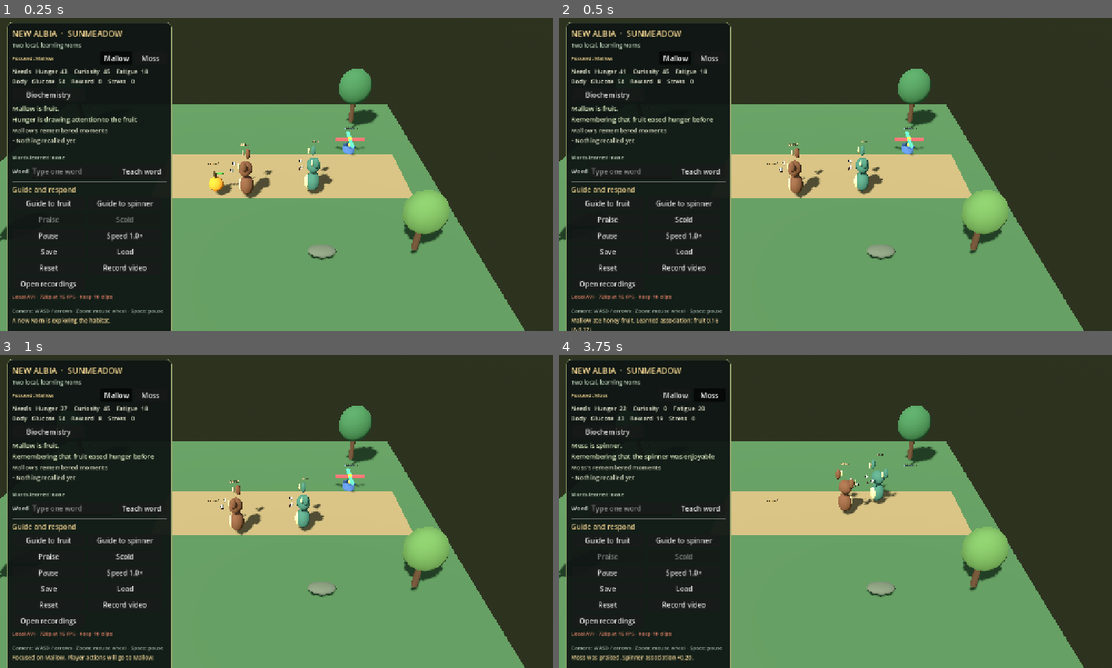
Above: before the commit, frames 1-4 (two rows, left to right).
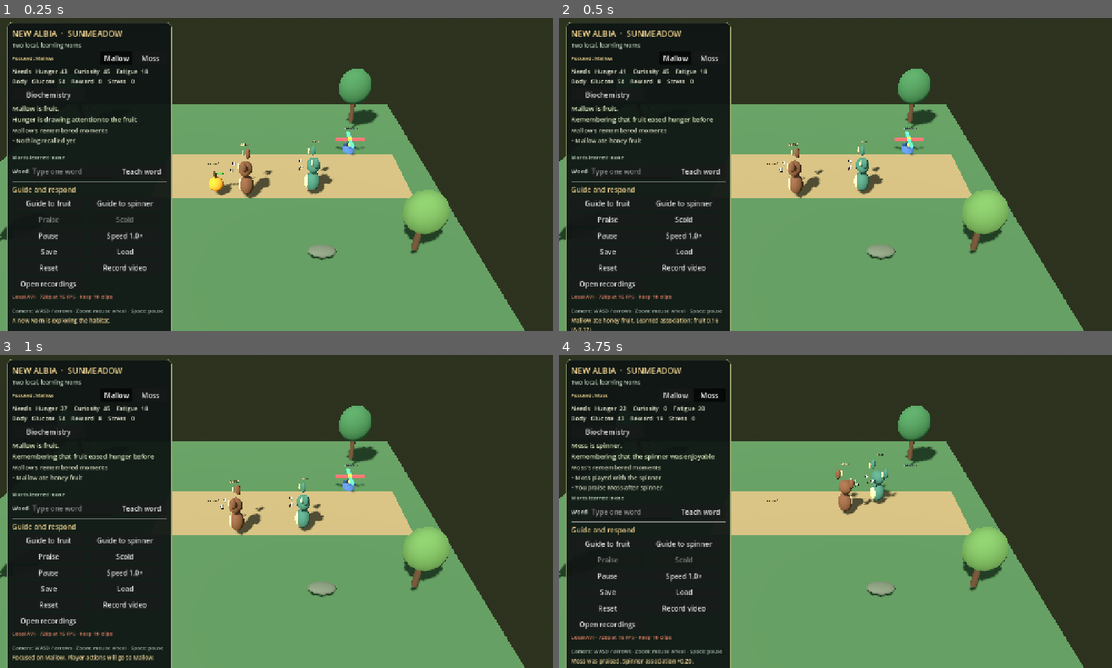
Above: after the commit, the same moments.

Repository: TateParker/creatures-albia-prototype
Game: Godot game, scene res://scenes/main.tscn
Two runs of this game, one before a commit and one after it. Both use one fixed random seed, a clock stepped at 60 frames per second and the inputs below.
Inputs:
- Up to frame 1 (0.25 s): no input
- Up to frame 2 (0.5 s): no input
- Up to frame 3 (1 s): click "Mallow" at 0.5 s
- Up to frame 4 (3.75 s): click "Moss" at 1.25 s; click "Guide to fruit" at 2 s; click "Guide to fruit" at 2.75 s; click "Praise" at 3.5 s

Frame 1 is identical in both runs. In frame 2, 0.1% of the frame differs, in the area x 3-15%, y 38-41%; in frame 3, 0.1%; in frame 4, 3.5%, in the area x 2-31%, y 38-99%.

Commit message:
Add two-Norn social simulation

Diff:
--- a/godot/scripts/albia_world.gd
+++ b/godot/scripts/albia_world.gd
@@ -822,9 +822,16 @@
 	}
 	var decision: Dictionary = Cognition.decide(profile.cognition_state, observation)
 	profile.recalled_moments.clear()
-	for episode in decision.get("recalled", []):
-		if episode is Dictionary:
-			profile.recalled_moments.append(episode)
+	var episodes_by_id: Dictionary = {}
+	for episode_value: Variant in profile.cognition_state["episodes"]:
+		if episode_value is Dictionary:
+			var episode: Dictionary = episode_value
+			episodes_by_id[int(episode.get("id", -1))] = episode
+	var recalled_episode_ids: Array = decision.get("recalledEpisodeIds", [])
+	for episode_id_value: Variant in recalled_episode_ids:
+		var recalled_episode: Variant = episodes_by_id.get(int(episode_id_value), null)
+		if recalled_episode is Dictionary:
+			profile.recalled_moments.append((recalled_episode as Dictionary).duplicate(true))
 	var effective_action := str(decision.get("actionId", "idle"))
 	var reason := str(decision.get("reason", "Looking around the habitat"))
 	var target: Node3D
@@ -842,7 +849,7 @@
 	elif effective_action == "observe_peer" and not nearby_norns.is_empty():
 		var peer_id := str(nearby_norns[0]["id"])
 		var peer := profile_for(peer_id)
-		if peer != null:
+		if peer != null and profile.actor.global_position.distance_to(peer.actor.global_position) > NornActor.OBSERVATION_STOP_DISTANCE:
 			target = peer.actor
 			target_id = peer.actor_id
 	profile.actor.set_action_target(target, effective_action, reason, target_id)
--- a/godot/scripts/habitat_ui.gd
+++ b/godot/scripts/habitat_ui.gd
@@ -163,6 +163,7 @@
 	_action_label.add_theme_color_override("font_color", Color(0.87, 0.93, 0.76))
 	layout.add_child(_action_label)
 	_recall_label = Label.new()
+	_recall_label.name = "RememberedMomentsLabel"
 	_recall_label.autowrap_mode = TextServer.AUTOWRAP_WORD_SMART
 	_recall_label.custom_minimum_size.y = 58.0
 	_recall_label.add_theme_font_size_override("font_size", 14)
--- a/godot/tools/record_preview.gd
+++ b/godot/tools/record_preview.gd
@@ -26,6 +26,9 @@
 	await process_frame
 	if not _verify_starting_layout(_world):
 		return
+	var moss_actor: NornActor = _world.get("moss")
+	if moss_actor != null:
+		moss_actor.set_physics_process(false)
 	if not _world.has_method("toggle_recording") or not _world.has_method("is_recording"):
 		_fail("The habitat recording controls are unavailable.")
 		return
@@ -50,6 +53,8 @@
 		await process_frame
 	if not _press_hud_button("Resume"):
 		return
+	if moss_actor != null:
+		moss_actor.set_physics_process(false)
 	for frame in range(12):
 		await process_frame
 	if not _press_hud_button("Guide to fruit"):
@@ -186,6 +191,8 @@
 		return
 	if restored_moss_words.size() != expected_moss_vocabulary_size or restored_moss_words != expected_moss_words:
 		_fail("The recorded save/load interaction did not restore Moss's vocabulary.")
+		return
+	if not await _run_social_observation_walkthrough():
 		return
 	for frame in range(30):
 		await process_frame
@@ -230,8 +237,136 @@
 	if not _verify_legacy_save_migration(fruit_association_before_save):
 		return
 	_restore_user_save()
-	print("VIDEO_CAPTURE_OK frames=%d path=%s flow=teach-fruit-food-spinner-activity-praise-scold-rest-inspector-pause-save-load-legacy" % [frame_count, video_path])
+	print("VIDEO_CAPTURE_OK frames=%d path=%s flow=teach-fruit-food-spinner-activity-praise-scold-rest-social-observation-save-load-migrations" % [frame_count, video_path])
 	quit()
+
+
+func _run_social_observation_walkthrough() -> bool:
+	var mallow = _world.call("profile_for", "mallow")
+	var moss = _world.call("profile_for", "moss")
+	if mallow == null or moss == null:
+		_fail("The social walkthrough could not find both Norn profiles.")
+		return false
+	var mallow_actor: NornActor = mallow.get("actor")
+	var moss_actor: NornActor = moss.get("actor")
+	moss_actor.set_physics_process(true)
+	var moss_cognition := Cognition.create_state(4181997, {"curiosity": 0.50, "sociability": 0.85}, {"hunger": 0.0, "curiosity": 0.0, "fatigue": 2.0})
+	var moss_biochemistry := Biochemistry.create_state(moss_cognition["chemistry"])
+	Cognition.sync_chemistry(moss_cognition, Biochemistry.read_signals(moss_biochemistry))
+	moss.set("cognition_state", moss_cognition)
+	moss.set("biochemistry_state", moss_biochemistry)
+	moss.set("language_state", _world.get("_language").call("create_state"))
+	moss.set("feedback_available", false)
+	moss.set("feedback_action", "")
+	moss.set("feedback_target", "")
+	moss.set("feedback_time", -1000.0)
+	moss.get("guidance").clear()
+	moss.get("current_decision").clear()
+	moss.get("recalled_moments").clear()
+	_settled_needs(moss)
+	_settled_needs(mallow)
+	mallow.get("guidance").clear()
+	mallow.set("feedback_available", false)
+	mallow_actor.reset_position(Vector3(1.75, 0.0, 1.8))
+	moss_actor.reset_position(Vector3(5.1, 0.0, 1.8))
+	var objects: Dictionary = _world.get("objects")
+	for item: Interactable in objects.values():
+		item.set_available(true)
+	(_world.get("_respawn_times") as Dictionary).clear()
+	await process_frame
+	await physics_frame
+	_world.call("_sync_mallow_compatibility")
+	_world.call("select_norn", "moss")
+	_world.call("_run_decision", moss)
+	if moss_actor.current_action != "observe_peer" or moss_actor.target != mallow_actor:
+		_fail("Moss did not decide to approach Mallow to observe.")
+		return false
+	var moss_start_position := moss_actor.global_position
+	var settled := false
+	for frame in range(90):
+		await physics_frame
+		await process_frame
+		if moss_actor.target == null and not moss_actor.is_walking and moss_actor.current_action == "observe_peer":
+			settled = true
+			break
+	if not settled or moss_actor.global_position.distance_to(moss_start_position) < 0.5 or moss_actor.global_position.distance_to(mallow_actor.global_position) > 2.2:
+		_fail("Moss did not visibly approach and settle near Mallow before the event.")
+		return false
+	moss_actor.global_position = mallow_actor.global_position + Vector3(1.8, 0.0, 0.0)
+	await physics_frame
+	_world.call("_run_decision", moss)
+	if moss_actor.target != null or moss_actor.is_walking:
+		_fail("Moss did not remain settled close enough to observe Mallow.")
+		return false
+	var social_comfort_before := float(Biochemistry.read_compounds(moss.get("biochemistry_state"))["socialComfort"])
+	var fruit_association_before := float(moss.get("cognition_state")["actionAssociations"]["fruit"])
+	if not _press_hud_button("Mallow") or not _press_hud_button("Guide to fruit"):
+		return false
+	if not await _wait_for_status("ate honey fruit", 240):
+		_fail("Mallow did not complete the observed fruit action: %s" % str(_world.get("last_status")))
+		return false
+	await process_frame
+	if not str(_world.get("last_status")).contains("Mallow ate honey fruit"):
+		_fail("The recorded observed fruit event did not name Mallow.")
+		return false
+	var observer_episodes: Array = moss.get("cognition_state")["episodes"]
+	var observation_episode: Dictionary = {}
+	for episode: Dictionary in observer_episodes:
+		if episode.get("eventType", "") == "observe" and episode.get("actorId", "") == "mallow" and episode.get("actionId", "") == "fruit":
+			observation_episode = episode
+			break
+	var social_comfort_after := float(Biochemistry.read_compounds(moss.get("biochemistry_state"))["socialComfort"])
+	var fruit_association_after := float(moss.get("cognition_state")["actionAssociations"]["fruit"])
+	if observation_episode.is_empty() or float(observation_episode.get("sociability", -1.0)) != 0.85:
+		_fail("Moss did not record the witnessed fruit event with its observer identity and sociability.")
+		return false
+	if social_comfort_after < social_comfort_before + 1.0 or fruit_association_after <= fruit_association_before:
+		_fail("The observed fruit action did not update Moss's social chemistry and fruit association.")
+		return false
+	if not _world.get("feedback_available") or not _press_hud_button("Praise") or not str(_world.get("last_status")).contains("Mallow was praised"):
+		_fail("Focused Praise was not applied to Mallow after the observed action.")
+		return false
+	if not _press_hud_button("Moss"):
+		return false
+	var recall_label := _world.find_child("RememberedMomentsLabel", true, false) as Label
+	var recall_contains_observation := false
+	for recalled: Dictionary in moss.get("recalled_moments"):
+		if str(recalled.get("text", "")).contains("observed Mallow fruit"):
+			recall_contains_observation = true
+			break
+	if recall_label == null or not recall_label.text.contains("Moss's remembered moments") or not recall_contains_observation:
+		_fail("Moss's observed fruit memory was not visible in the focused HUD.")
+		return false
+	for frame in range(45):
+		await process_frame
+	print("SOCIAL_OBSERVATION_OK approach=%.2f socialComfort=%.2f->%.2f fruitAssociation=%.2f->%.2f focusedFeedback=Mallow praised memoryVisible=true" % [moss_start_position.distance_to(moss_actor.global_position), social_comfort_before, social_comfort_after, fruit_association_before, fruit_association_after])
+	return true
+
+
+func _settled_needs(profile: Object) -> void:
+	var biochemistry: Dictionary = profile.get("biochemistry_state")
+	var compounds: Dictionary = Biochemistry.read_compounds(biochemistry)
+	compounds["hunger"] = 0.0
+	compounds["curiosity"] = 0.0
+	compounds["fatigue"] = 4.0
+	compounds["socialComfort"] = 20.0
+	compounds["glucose"] = 100.0
+	compounds["satiety"] = 100.0
+	biochemistry["compounds"] = compounds
+	Cognition.sync_chemistry(profile.get("cognition_state"), Biochemistry.read_signals(biochemistry))
+	var cognition: Dictionary = profile.get("cognition_state")
+	var associations: Dictionary = cognition["actionAssociations"]
+	associations["fruit"] = 0.0
+	associations["spinner"] = 0.0
+	cognition["actionAssociations"] = associations
+	var contexts: Dictionary = cognition["contextAssociations"]
+	for action_id: String in Cognition.ACTION_IDS:
+		contexts[action_id] = {}
+		for context_id: String in Cognition.CONTEXT_IDS:
+			contexts[action_id][context_id] = 0.5
+	cognition["contextAssociations"] = contexts
+	profile.set("biochemistry_state", biochemistry)
+	profile.set("cognition_state", cognition)
 
 
 func _show_resting_biochemistry() -> bool:
@@ -252,8 +387,10 @@
 		_fail("Could not prepare the high-fatigue inspection scenario.")
 		return false
 	_world.set("cognition_state", cognition)
-	_world.set("guidance", {})
-	_world.call("_run_decision")
+	var mallow_profile = _world.call("profile_for", "mallow")
+	mallow_profile.guidance.clear()
+	_world.call("_sync_mallow_compatibility")
+	_world.call("_run_decision", mallow_profile)
 	if str(_world.get("current_decision").get("actionId", "")) != "rest" or str(_world.get("norn").get("current_action")) != "rest":
 		_fail("The high-fatigue inspection scenario did not choose rest.")
 		return false
--- a/godot/tools/verify_social_slice.gd
+++ b/godot/tools/verify_social_slice.gd
@@ -23,6 +23,7 @@
 	await test_shared_object_sensing_filters_distance_and_occlusion()
 	await test_peer_comfort_rises_and_decays()
 	test_social_attention_selects_observation_when_needs_are_settled()
+	await test_observer_stays_settled_inside_stop_distance()
 	await test_observation_requires_range_visibility_and_attention()
 	await test_observed_success_and_feedback_teach_matching_action()
 	await test_contested_object_completes_once()
@@ -309,6 +310,28 @@
 	_expect(tired_decision.get("actionId", "") == "rest", "urgent rest need takes priority over social observation")
 
 
+func test_observer_stays_settled_inside_stop_distance() -> void:
+	var world = await _create_social_world()
+	world.set_process(false)
+	var mallow = world.call("profile_for", "mallow")
+	var moss = world.call("profile_for", "moss")
+	var mallow_actor: NornActor = mallow.get("actor")
+	var moss_actor: NornActor = moss.get("actor")
+	var moss_cognition := Cognition.create_state(4181997, {"curiosity": 0.5, "sociability": 0.85}, {"hunger": 0.0, "curiosity": 0.0, "fatigue": 2.0})
+	var moss_biochemistry := Biochemistry.create_state(moss_cognition["chemistry"])
+	Cognition.sync_chemistry(moss_cognition, Biochemistry.read_signals(moss_biochemistry))
+	(moss_cognition["actionAssociations"] as Dictionary)["fruit"] = 0.0
+	(moss_cognition["actionAssociations"] as Dictionary)["spinner"] = 0.0
+	moss.set("cognition_state", moss_cognition)
+	moss.set("biochemistry_state", moss_biochemistry)
+	moss_actor.global_position = mallow_actor.global_position + Vector3(1.8, 0.0, 0.0)
+	await physics_frame
+	world.call("_run_decision", moss)
+	_expect(moss_actor.current_action == "observe_peer", "nearby settled Norn keeps the observation decision")
+	_expect(moss_actor.target == null and not moss_actor.is_walking, "nearby observer does not reacquire a movement target inside stop distance")
+	await _destroy_social_world(world)
+
+
 func test_observation_requires_range_visibility_and_attention() -> void:
 	var world = await _create_social_world()
 	if not world.has_method("_offer_observation") or not world.has_method("profile_for"):
@@ -370,6 +393,13 @@
 		_expect(episodes[0].get("actionId", "") == "fruit" and episodes[0].get("targetId", "") == "fruit", "observation memory names the matching action and target")
 		_expect(float(episodes[0].get("time", -1.0)) == 12.5 and int(episodes[0]["observation"].get("peerCount", -1)) == 1, "observation memory records time and peer count")
 		_expect(absf(float(episodes[0].get("sociability", -1.0)) - 0.85) < 0.001, "observation memory records observer sociability")
+	world.call("_run_decision", moss)
+	var recalled_observation_found := false
+	for recalled: Dictionary in moss.get("recalled_moments"):
+		if recalled.get("eventType", "") == "observe" and recalled.get("text", "") == "Moss observed Mallow fruit":
+			recalled_observation_found = true
+			break
+	_expect(recalled_observation_found, "Norn decision exposes retrieved observation episodes to the remembered-moments HUD")
 	_expect(float(moss_state["actionAssociations"]["fruit"]) > initial_fruit, "successful witnessed fruit increases the fruit association")
 	_expect(is_equal_approx(float(moss_state["actionAssociations"]["spinner"]), initial_spinner), "successful witnessed fruit does not change the spinner association")
 	await _set_profile_attending(moss, mallow)
Not shown, added: docs/superpowers/ledgers/2026-10-29-godot-two-norn-social-slice.md
Not shown, changed: docs/superpowers/plans/2026-10-29-godot-two-norn-social-slice.md
Not shown, changed: godot/README.md
